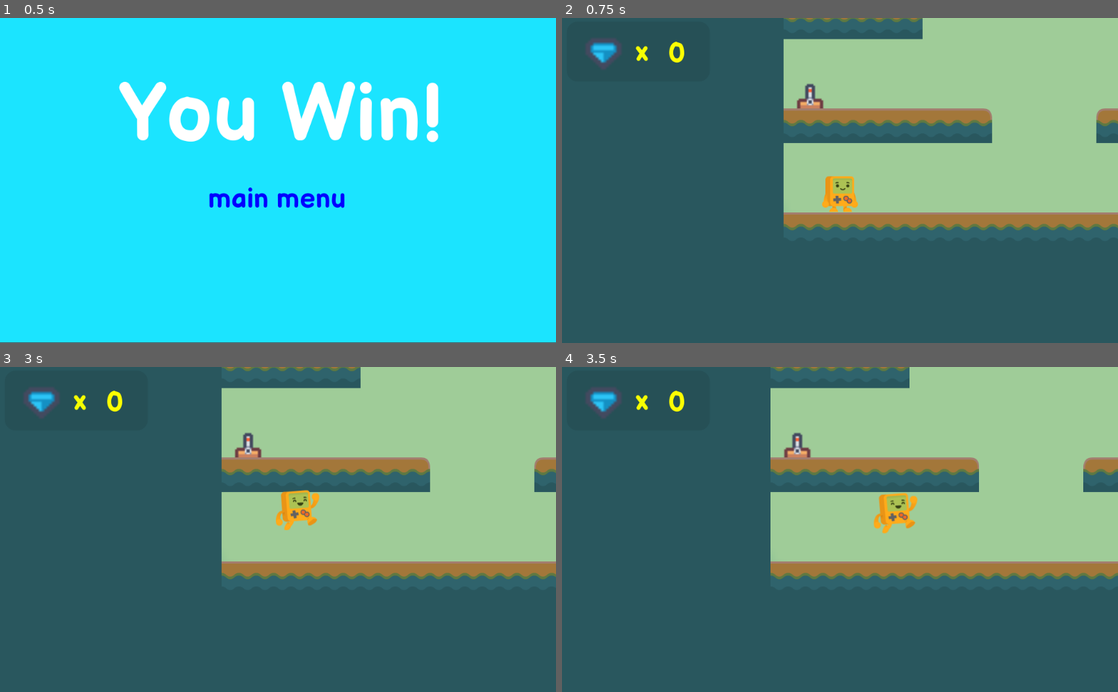
Above: before the commit, frames 1-4 (two rows, left to right).
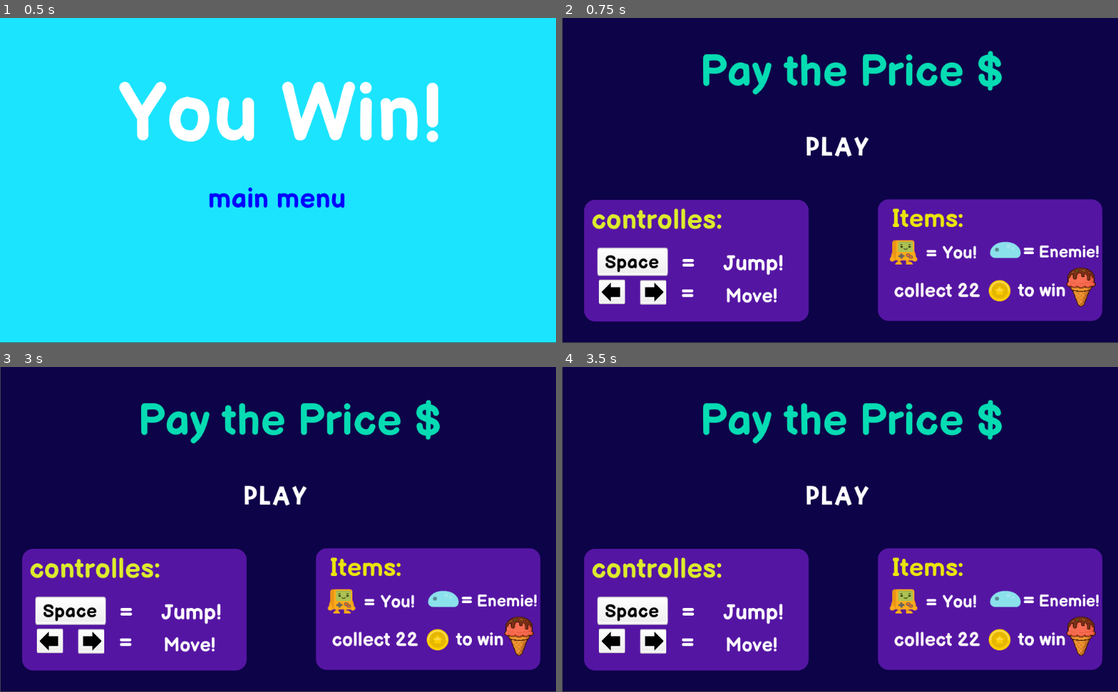
Above: after the commit, the same moments.

Repository: Genstark/Squash_game
Game: Godot game, scene res://won.tscn
The game is run twice, just before and just after one commit, with the same random seed, the same clock (stepped at 60 frames per second) and the same inputs. This scene is started directly instead of the project's main scene.
Inputs (mouse positions are in pixels of both pictures, inside the frame that each line leads up to):
- Up to frame 1 (0.5 s): no input
- Up to frame 2 (0.75 s): click "main menu" at 0.5 s
- Up to frame 3 (3 s): click (278, 497) at 1.25 s, where only the run after the commit has a clickable "play"; click (278, 497) at 2 s, where only the run after the commit has a clickable "play"; tap Enter at 2.75 s; hold Right (Right) from 2.78 s (still down); tap Space (Jump) at 2.85 s
- Up to frame 4 (3.5 s): keep holding Right (Right); tap Space (Jump) at 3.02, 3.32 s

Frame 1 is identical in both runs. In frame 2, 100% of the frame differs, in the area x 0-100%, y 0-100%; in frame 3, 100%; in frame 4, 100%.

Commit message:
update and change title

Diff:
--- a/HOD.gd
+++ b/HOD.gd
@@ -10,4 +10,4 @@
 	coins += 1
 	_ready()
 	if coins==22:
-		get_tree().change_scene("res://won.tscn")
+		get_tree().change_scene("res://win.tscn")
--- a/play_button.gd
+++ b/play_button.gd
@@ -6,4 +6,4 @@
 
 
 func _on_play_button_pressed():
-	get_tree().change_scene("res://level1.tscn")
+	get_tree().change_scene("res://tile_menu.tscn")
--- a/project.godot
+++ b/project.godot
@@ -10,8 +10,9 @@
 
 [application]
 
-config/name="First Game"
+config/name="Every Thing Has A Price"
 run/main_scene="res://tile_menu.tscn"
+boot_splash/image="res://startmenu/Asserts use/ChatGPT Image Jul 14, 2025, 10_47_19 PM.png"
 config/icon="res://icon/favicon.ico"
 config/windows_native_icon="res://icon/favicon.ico"
 
--- /dev/null
+++ b/startmenu/Scenes/Imageforstarting.tscn
@@ -0,0 +1,23 @@
+[gd_scene load_steps=3 format=2]
+
+[ext_resource path="res://startmenu/Asserts use/ChatGPT Image Jul 14, 2025, 10_47_19 PM.png" type="Texture" id=1]
+[ext_resource path="res://soundsandmusic/music/Retro Beat.ogg" type="AudioStream" id=9]
+
+[node name="tile_menu" type="Control"]
+anchor_right = 1.0
+anchor_bottom = 1.0
+
+[node name="ColorRect" type="ColorRect" parent="."]
+margin_top = -1.0
+margin_right = 1024.0
+margin_bottom = 599.0
+color = Color( 0.0509804, 0.0117647, 0.282353, 1 )
+
+[node name="ChatGptImageJul14,2025,104719Pm" type="Sprite" parent="ColorRect"]
+position = Vector2( 511.5, 300.5 )
+scale = Vector2( 0.99707, 0.391276 )
+texture = ExtResource( 1 )
+
+[node name="title music" type="AudioStreamPlayer" parent="."]
+stream = ExtResource( 9 )
+autoplay = true
--- /dev/null
+++ b/startmenu/Scenes/tile_menu.tscn
@@ -0,0 +1,391 @@
+[gd_scene load_steps=27 format=2]
+
+[ext_resource path="res://startmenu/Asserts use/ChatGPT Image Jul 14, 2025, 10_37_34 PM.png" type="Texture" id=1]
+[ext_resource path="res://play_button.gd" type="Script" id=2]
+[ext_resource path="res://fonts/BalsamiqSans-Bold.ttf" type="DynamicFontData" id=3]
+[ext_resource path="res://platformer-p15-assets/more fonts/KiriFont.ttf" type="DynamicFontData" id=4]
+[ext_resource path="res://soundsandmusic/music/Retro Beat.ogg" type="AudioStream" id=5]
+[ext_resource path="res://coin/gold_1.png" type="Texture" id=6]
+[ext_resource path="res://player/platformChar_idle.png" type="Texture" id=7]
+[ext_resource path="res://platformer-p15-assets/UI/arrow-UP.png" type="Texture" id=8]
+[ext_resource path="res://platformer-p15-assets/UI/grey_button04.png" type="Texture" id=9]
+[ext_resource path="res://enemies/slimeBlue_blue.png" type="Texture" id=10]
+
+[sub_resource type="DynamicFontData" id=1]
+font_path = "res://fonts/BalsamiqSans-Bold.ttf"
+
+[sub_resource type="DynamicFont" id=2]
+size = 80
+font_data = SubResource( 1 )
+
+[sub_resource type="StyleBoxFlat" id=3]
+bg_color = Color( 0.454902, 0.113725, 0.796078, 0.701961 )
+corner_radius_top_left = 20
+corner_radius_top_right = 20
+corner_radius_bottom_right = 20
+corner_radius_bottom_left = 20
+
+[sub_resource type="DynamicFont" id=4]
+size = 34
+font_data = SubResource( 1 )
+
+[sub_resource type="DynamicFont" id=5]
+size = 40
+font_data = ExtResource( 3 )
+
+[sub_resource type="DynamicFont" id=6]
+size = 40
+font_data = ExtResource( 3 )
+
+[sub_resource type="DynamicFont" id=7]
+size = 50
+font_data = ExtResource( 3 )
+
+[sub_resource type="DynamicFont" id=8]
+size = 35
+font_data = ExtResource( 3 )
+
+[sub_resource type="DynamicFont" id=9]
+size = 34
+font_data = ExtResource( 3 )
+
+[sub_resource type="DynamicFont" id=10]
+size = 32
+font_data = ExtResource( 3 )
+
+[sub_resource type="DynamicFont" id=11]
+size = 47
+font_data = ExtResource( 3 )
+
+[sub_resource type="DynamicFont" id=12]
+size = 35
+font_data = ExtResource( 3 )
+
+[sub_resource type="DynamicFont" id=13]
+size = 30
+font_data = ExtResource( 3 )
+
+[sub_resource type="DynamicFont" id=14]
+size = 34
+font_data = ExtResource( 3 )
+
+[sub_resource type="DynamicFont" id=15]
+size = 35
+font_data = ExtResource( 3 )
+
+[sub_resource type="DynamicFont" id=16]
+size = 40
+font_data = ExtResource( 4 )
+
+[node name="tile_menu" type="Control"]
+anchor_right = 1.0
+anchor_bottom = 1.0
+
+[node name="ColorRect" type="ColorRect" parent="."]
+margin_left = 1.0
+margin_top = -1.0
+margin_right = 1025.0
+margin_bottom = 599.0
+color = Color( 0.0509804, 0.0117647, 0.282353, 1 )
+__meta__ = {
+"_edit_use_anchors_": false
+}
+
+[node name="Label" type="Label" parent="."]
+anchor_left = 0.5
+anchor_top = 0.5
+anchor_right = 0.5
+anchor_bottom = 0.5
+margin_left = -258.0
+margin_top = -247.0
+margin_right = 269.0
+margin_bottom = -137.0
+custom_colors/font_color = Color( 0.0235294, 0.862745, 0.701961, 1 )
+custom_fonts/font = SubResource( 2 )
+text = "Pay the Price $"
+
+[node name="Panel" type="Panel" parent="."]
+margin_left = 40.7937
+margin_top = 336.056
+margin_right = 453.794
+margin_bottom = 560.056
+custom_styles/panel = SubResource( 3 )
+__meta__ = {
+"_edit_use_anchors_": false
+}
+
+[node name="TextureRect" type="TextureRect" parent="Panel"]
+margin_left = 23.8273
+margin_top = 87.6023
+margin_right = 153.827
+margin_bottom = 139.602
+texture = ExtResource( 9 )
+expand = true
+__meta__ = {
+"_edit_use_anchors_": false
+}
+
+[node name="TextureRect3" type="TextureRect" parent="Panel"]
+margin_left = 27.4756
+margin_top = 147.413
+margin_right = 75.4756
+margin_bottom = 192.413
+texture = ExtResource( 9 )
+expand = true
+__meta__ = {
+"_edit_use_anchors_": false
+}
+
+[node name="TextureRect4" type="TextureRect" parent="Panel"]
+margin_left = 102.877
+margin_top = 148.207
+margin_right = 150.877
+margin_bottom = 193.207
+texture = ExtResource( 9 )
+expand = true
+__meta__ = {
+"_edit_use_anchors_": false
+}
+
+[node name="TextureRect2" type="TextureRect" parent="Panel"]
+anchor_left = 0.00192176
+anchor_right = 0.00192176
+margin_left = 31.5323
+margin_top = 188.207
+margin_right = 67.5323
+margin_bottom = 222.207
+rect_rotation = -90.0
+texture = ExtResource( 8 )
+expand = true
+__meta__ = {
+"_edit_use_anchors_": false
+}
+
+[node name="TextureRect5" type="TextureRect" parent="Panel"]
+anchor_left = 0.00192176
+anchor_right = 0.00192176
+margin_left = 145.032
+margin_top = 152.49
+margin_right = 181.032
+margin_bottom = 186.49
+rect_rotation = 90.0
+texture = ExtResource( 8 )
+expand = true
+__meta__ = {
+"_edit_use_anchors_": false
+}
+
+[node name="Label" type="Label" parent="Panel"]
+margin_left = 14.4318
+margin_top = 95.216
+margin_right = 172.432
+margin_bottom = 137.216
+custom_colors/font_color = Color( 0, 0, 0, 1 )
+custom_fonts/font = SubResource( 4 )
+text = "Space "
+align = 1
+__meta__ = {
+"_edit_use_anchors_": false
+}
+
+[node name="Label2" type="Label" parent="Panel"]
+margin_left = 243.039
+margin_top = 94.2637
+margin_right = 381.039
+margin_bottom = 142.264
+custom_colors/font_color = Color( 1, 1, 1, 1 )
+custom_fonts/font = SubResource( 5 )
+text = "Jump!"
+align = 1
+
+[node name="Label3" type="Label" parent="Panel"]
+margin_left = 155.89
+margin_top = 89.6022
+margin_right = 227.89
+margin_bottom = 140.602
+custom_colors/font_color = Color( 1, 1, 1, 1 )
+custom_fonts/font = SubResource( 6 )
+text = "="
+align = 1
+__meta__ = {
+"_edit_use_anchors_": false
+}
+
+[node name="Label4" type="Label" parent="Panel"]
+margin_left = 12.6992
+margin_top = 7.93701
+margin_right = 242.699
+margin_bottom = 67.937
+custom_colors/font_color = Color( 0.866667, 0.92549, 0.172549, 1 )
+custom_fonts/font = SubResource( 7 )
+text = "controlles:"
+align = 1
+
+[node name="Label5" type="Label" parent="Panel"]
+margin_left = 155.26
+margin_top = 145.669
+margin_right = 227.26
+margin_bottom = 196.669
+custom_colors/font_color = Color( 1, 1, 1, 1 )
+custom_fonts/font = SubResource( 6 )
+text = "="
+align = 1
+__meta__ = {
+"_edit_use_anchors_": false
+}
+
+[node name="Label6" type="Label" parent="Panel"]
+margin_left = 236.346
+margin_top = 156.667
+margin_right = 381.346
+margin_bottom = 192.667
+custom_colors/font_color = Color( 1, 1, 1, 1 )
+custom_fonts/font = SubResource( 8 )
+text = "Move!"
+align = 1
+__meta__ = {
+"_edit_use_anchors_": false
+}
+
+[node name="Panel2" type="Panel" parent="."]
+margin_left = 581.945
+margin_top = 334.622
+margin_right = 994.945
+margin_bottom = 558.622
+custom_styles/panel = SubResource( 3 )
+__meta__ = {
+"_edit_use_anchors_": false
+}
+
+[node name="TextureRect" type="TextureRect" parent="Panel2"]
+margin_left = 10.108
+margin_top = 55.1351
+margin_right = 84.108
+margin_bottom = 120.135
+texture = ExtResource( 7 )
+expand = true
+__meta__ = {
+"_edit_use_anchors_": false
+}
+
+[node name="TextureRect4" type="TextureRect" parent="Panel2"]
+margin_left = 337.055
+margin_top = 113.378
+margin_right = 411.055
+margin_bottom = 204.378
+texture = ExtResource( 1 )
+expand = true
+__meta__ = {
+"_edit_use_anchors_": false
+}
+
+[node name="Label" type="Label" parent="Panel2"]
+margin_left = 79.3826
+margin_top = 76.9438
+margin_right = 118.383
+margin_bottom = 118.944
+custom_colors/font_color = Color( 1, 1, 1, 1 )
+custom_fonts/font = SubResource( 9 )
+text = "="
+align = 1
+
+[node name="Label2" type="Label" parent="Panel2"]
+margin_left = 115.832
+margin_top = 80.1684
+margin_right = 184.832
+margin_bottom = 119.168
+custom_colors/font_color = Color( 1, 1, 1, 1 )
+custom_fonts/font = SubResource( 10 )
+text = "You!"
+align = 1
+
+[node name="Label3" type="Label" parent="Panel2"]
+margin_left = 3.56763
+margin_top = 8.32443
+margin_right = 179.568
+margin_bottom = 66.3244
+custom_colors/font_color = Color( 0.921569, 0.898039, 0.0509804, 1 )
+custom_fonts/font = SubResource( 11 )
+text = "Items:"
+align = 1
+
+[node name="TextureRect2" type="TextureRect" parent="Panel2"]
+margin_left = 205.733
+margin_top = 73.7308
+margin_right = 262.733
+margin_bottom = 113.731
+texture = ExtResource( 10 )
+__meta__ = {
+"_edit_use_anchors_": false
+}
+
+[node name="Label4" type="Label" parent="Panel2"]
+margin_left = 252.402
+margin_top = 71.6326
+margin_right = 305.402
+margin_bottom = 114.633
+custom_colors/font_color = Color( 1, 1, 1, 1 )
+custom_fonts/font = SubResource( 12 )
+text = "="
+align = 1
+
+[node name="Label5" type="Label" parent="Panel2"]
+margin_left = 287.755
+margin_top = 79.8775
+margin_right = 415.755
+margin_bottom = 116.878
+custom_colors/font_color = Color( 1, 1, 1, 1 )
+custom_fonts/font = SubResource( 13 )
+text = "Enemie!"
+align = 1
+
+[node name="TextureRect3" type="TextureRect" parent="Panel2"]
+margin_left = 204.496
+margin_top = 149.127
+margin_right = 244.496
+margin_bottom = 188.127
+texture = ExtResource( 6 )
+expand = true
+
+[node name="Label6" type="Label" parent="Panel2"]
+margin_left = 254.055
+margin_top = 148.378
+margin_right = 351.055
+margin_bottom = 190.378
+custom_colors/font_color = Color( 0.992157, 0.992157, 0.992157, 1 )
+custom_fonts/font = SubResource( 14 )
+text = "to win"
+align = 1
+
+[node name="Label7" type="Label" parent="Panel2"]
+margin_left = 29.055
+margin_top = 148.378
+margin_right = 189.055
+margin_bottom = 191.378
+custom_colors/font_color = Color( 1, 0.972549, 0.972549, 1 )
+custom_fonts/font = SubResource( 15 )
+text = "collect 22"
+align = 1
+
+[node name="play_button" type="Button" parent="."]
+anchor_left = 0.5
+anchor_top = 0.5
+anchor_right = 0.5
+anchor_bottom = 0.5
+margin_left = -173.0
+margin_top = -97.0
+margin_right = 164.0
+margin_bottom = -21.0
+custom_colors/font_color = Color( 1, 1, 1, 1 )
+custom_colors/font_color_hover = Color( 0.0196078, 1, 0.0862745, 1 )
+custom_colors/font_color_pressed = Color( 0.717647, 0, 1, 1 )
+custom_fonts/font = SubResource( 16 )
+text = "play"
+flat = true
+script = ExtResource( 2 )
+
+[node name="title music" type="AudioStreamPlayer" parent="."]
+stream = ExtResource( 5 )
+autoplay = true
+
+[connection signal="pressed" from="play_button" to="play_button" method="_on_play_button_pressed"]
--- a/tile_menu.tscn
+++ b/tile_menu.tscn
@@ -9,6 +9,7 @@
 [ext_resource path="res://platformer-p15-assets/more fonts/KiriFont.ttf" type="DynamicFontData" id=7]
 [ext_resource path="res://play_button.gd" type="Script" id=8]
 [ext_resource path="res://soundsandmusic/music/Retro Beat.ogg" type="AudioStream" id=9]
+[ext_resource path="res://startmenu/Asserts use/ChatGPT Image Jul 14, 2025, 10_37_34 PM.png" type="Texture" id=10]
 
 [sub_resource type="DynamicFontData" id=1]
 font_path = "res://fonts/BalsamiqSans-Bold.ttf"
@@ -81,8 +82,9 @@
 anchor_bottom = 1.0
 
 [node name="ColorRect" type="ColorRect" parent="."]
+margin_left = 1.0
 margin_top = -1.0
-margin_right = 1024.0
+margin_right = 1025.0
 margin_bottom = 599.0
 color = Color( 0.0509804, 0.0117647, 0.282353, 1 )
 __meta__ = {
@@ -90,13 +92,17 @@
 }
 
 [node name="Label" type="Label" parent="."]
-margin_left = 250.0
-margin_top = 86.0
-margin_right = 870.0
-margin_bottom = 196.0
+anchor_left = 0.5
+anchor_top = 0.5
+anchor_right = 0.5
+anchor_bottom = 0.5
+margin_left = -258.0
+margin_top = -247.0
+margin_right = 269.0
+margin_bottom = -137.0
 custom_colors/font_color = Color( 0.0235294, 0.862745, 0.701961, 1 )
 custom_fonts/font = SubResource( 2 )
-text = "squash game"
+text = "Pay the Price $"
 
 [node name="Panel" type="Panel" parent="."]
 margin_left = 40.7937
@@ -262,6 +268,17 @@
 "_edit_use_anchors_": false
 }
 
+[node name="TextureRect4" type="TextureRect" parent="Panel2"]
+margin_left = 337.055
+margin_top = 113.378
+margin_right = 411.055
+margin_bottom = 204.378
+texture = ExtResource( 10 )
+expand = true
+__meta__ = {
+"_edit_use_anchors_": false
+}
+
 [node name="Label" type="Label" parent="Panel2"]
 margin_left = 79.3826
 margin_top = 76.9438
@@ -331,13 +348,13 @@
 expand = true
 
 [node name="Label6" type="Label" parent="Panel2"]
-margin_left = 258.554
-margin_top = 148.751
-margin_right = 355.554
-margin_bottom = 190.751
+margin_left = 254.055
+margin_top = 148.378
+margin_right = 351.055
+margin_bottom = 190.378
 custom_colors/font_color = Color( 0.992157, 0.992157, 0.992157, 1 )
 custom_fonts/font = SubResource( 14 )
-text = "to win!"
+text = "to win"
 align = 1
 
 [node name="Label7" type="Label" parent="Panel2"]
@@ -351,10 +368,14 @@
 align = 1
 
 [node name="play_button" type="Button" parent="."]
-margin_left = 342.366
-margin_top = 223.348
-margin_right = 679.366
-margin_bottom = 299.348
+anchor_left = 0.5
+anchor_top = 0.5
+anchor_right = 0.5
+anchor_bottom = 0.5
+margin_left = -173.0
+margin_top = -97.0
+margin_right = 164.0
+margin_bottom = -21.0
 custom_colors/font_color = Color( 1, 1, 1, 1 )
 custom_colors/font_color_hover = Color( 0.0196078, 1, 0.0862745, 1 )
 custom_colors/font_color_pressed = Color( 0.717647, 0, 1, 1 )
@@ -362,9 +383,6 @@
 text = "play"
 flat = true
 script = ExtResource( 8 )
-__meta__ = {
-"_edit_use_anchors_": false
-}
 
 [node name="title music" type="AudioStreamPlayer" parent="."]
 stream = ExtResource( 9 )
--- /dev/null
+++ b/win.tscn
@@ -0,0 +1,148 @@
+[gd_scene load_steps=14 format=2]
+
+[ext_resource path="res://play_button.gd" type="Script" id=1]
+[ext_resource path="res://fonts/BalsamiqSans-Bold.ttf" type="DynamicFontData" id=2]
+[ext_resource path="res://platformer-p15-assets/more fonts/KiriFont.ttf" type="DynamicFontData" id=3]
+[ext_resource path="res://soundsandmusic/music/Retro Beat.ogg" type="AudioStream" id=4]
+[ext_resource path="res://player/platformChar_idle.png" type="Texture" id=5]
+[ext_resource path="res://startmenu/Asserts use/ChatGPT Image Jul 14, 2025, 10_37_34 PM.png" type="Texture" id=6]
+
+[sub_resource type="DynamicFontData" id=1]
+font_path = "res://fonts/BalsamiqSans-Bold.ttf"
+
+[sub_resource type="DynamicFont" id=2]
+size = 80
+font_data = SubResource( 1 )
+
+[sub_resource type="StyleBoxFlat" id=3]
+bg_color = Color( 0.454902, 0.113725, 0.796078, 0.701961 )
+corner_radius_top_left = 20
+corner_radius_top_right = 20
+corner_radius_bottom_right = 20
+corner_radius_bottom_left = 20
+
+[sub_resource type="DynamicFont" id=9]
+size = 34
+font_data = ExtResource( 2 )
+
+[sub_resource type="DynamicFont" id=11]
+size = 47
+font_data = ExtResource( 2 )
+
+[sub_resource type="DynamicFont" id=14]
+size = 34
+font_data = ExtResource( 2 )
+
+[sub_resource type="DynamicFont" id=16]
+size = 40
+font_data = ExtResource( 3 )
+
+[node name="tile_menu" type="Control"]
+anchor_right = 1.0
+anchor_bottom = 1.0
+
+[node name="ColorRect" type="ColorRect" parent="."]
+margin_top = -1.0
+margin_right = 1024.0
+margin_bottom = 599.0
+color = Color( 0.0509804, 0.0117647, 0.282353, 1 )
+__meta__ = {
+"_edit_use_anchors_": false
+}
+
+[node name="Label" type="Label" parent="."]
+margin_left = 9.0
+margin_top = 87.0
+margin_right = 1015.0
+margin_bottom = 197.0
+custom_colors/font_color = Color( 0.0235294, 0.862745, 0.701961, 1 )
+custom_fonts/font = SubResource( 2 )
+text = "EXCELLENT! YOU WON "
+
+[node name="Panel2" type="Panel" parent="."]
+margin_left = 48.0
+margin_top = 335.0
+margin_right = 995.0
+margin_bottom = 559.0
+custom_styles/panel = SubResource( 3 )
+__meta__ = {
+"_edit_use_anchors_": false
+}
+
+[node name="TextureRect" type="TextureRect" parent="Panel2"]
+margin_left = 10.108
+margin_top = 55.1351
+margin_right = 84.108
+margin_bottom = 120.135
+texture = ExtResource( 5 )
+expand = true
+__meta__ = {
+"_edit_use_anchors_": false
+}
+
+[node name="TextureRect6" type="TextureRect" parent="Panel2"]
+margin_left = 847.0
+margin_top = -288.0
+margin_right = 952.0
+margin_bottom = -145.0
+texture = ExtResource( 6 )
+expand = true
+__meta__ = {
+"_edit_use_anchors_": false
+}
+
+[node name="Label" type="Label" parent="Panel2"]
+margin_left = 79.0
+margin_top = 77.0
+margin_right = 858.0
+margin_bottom = 119.0
+custom_colors/font_color = Color( 1, 1, 1, 1 )
+custom_fonts/font = SubResource( 9 )
+text = "\"Every adventure needs a little give and take!\""
+align = 1
+
+[node name="Label3" type="Label" parent="Panel2"]
+margin_left = 21.0
+margin_top = 12.0
+margin_right = 912.0
+margin_bottom = 70.0
+custom_colors/font_color = Color( 0.921569, 0.898039, 0.0509804, 1 )
+custom_fonts/font = SubResource( 11 )
+text = "YOU PAYED THE PRIZE$"
+align = 1
+
+[node name="TextureRect3" type="TextureRect" parent="Panel2"]
+margin_left = 204.496
+margin_top = 149.127
+margin_right = 244.496
+margin_bottom = 188.127
+expand = true
+
+[node name="Label6" type="Label" parent="Panel2"]
+margin_left = 634.0
+margin_top = 174.0
+margin_right = 919.0
+margin_bottom = 216.0
+custom_colors/font_color = Color( 0.992157, 0.992157, 0.992157, 1 )
+custom_fonts/font = SubResource( 14 )
+text = "To be continued....."
+align = 1
+
+[node name="play_button" type="Button" parent="."]
+margin_left = 342.366
+margin_top = 223.348
+margin_right = 679.366
+margin_bottom = 299.348
+custom_colors/font_color = Color( 1, 1, 1, 1 )
+custom_colors/font_color_hover = Color( 0.0196078, 1, 0.0862745, 1 )
+custom_colors/font_color_pressed = Color( 0.717647, 0, 1, 1 )
+custom_fonts/font = SubResource( 16 )
+text = "play again"
+flat = true
+script = ExtResource( 1 )
+
+[node name="title music" type="AudioStreamPlayer" parent="."]
+stream = ExtResource( 4 )
+autoplay = true
+
+[connection signal="pressed" from="play_button" to="play_button" method="_on_play_button_pressed"]
--- a/won.gd
+++ b/won.gd
@@ -6,4 +6,4 @@
 
 
 func _on_won_pressed():
-	get_tree().change_scene("res://level2/level2.tscn")
+	get_tree().change_scene("res://tile_menu.tscn")
Binary file added: .icon.png
Not shown, added: .icon.png.import
Not shown, changed: export_presets.cfg
Binary file added: startmenu/Asserts use/ChatGPT Image Jul 14, 2025, 10_37_34 PM.png
Not shown, added: startmenu/Asserts use/ChatGPT Image Jul 14, 2025, 10_37_34 PM.png.import
Binary file added: startmenu/Asserts use/ChatGPT Image Jul 14, 2025, 10_47_19 PM.png
Not shown, added: startmenu/Asserts use/ChatGPT Image Jul 14, 2025, 10_47_19 PM.png.import
Not shown: 1 places in tile_menu.tscn that only renumber resources
Binary file added: web/index.apple-touch-icon.png
Not shown, added: web/index.apple-touch-icon.png.import
Binary file added: web/index.icon.png
Not shown, added: web/index.icon.png.import
(and 10 more such lines)
